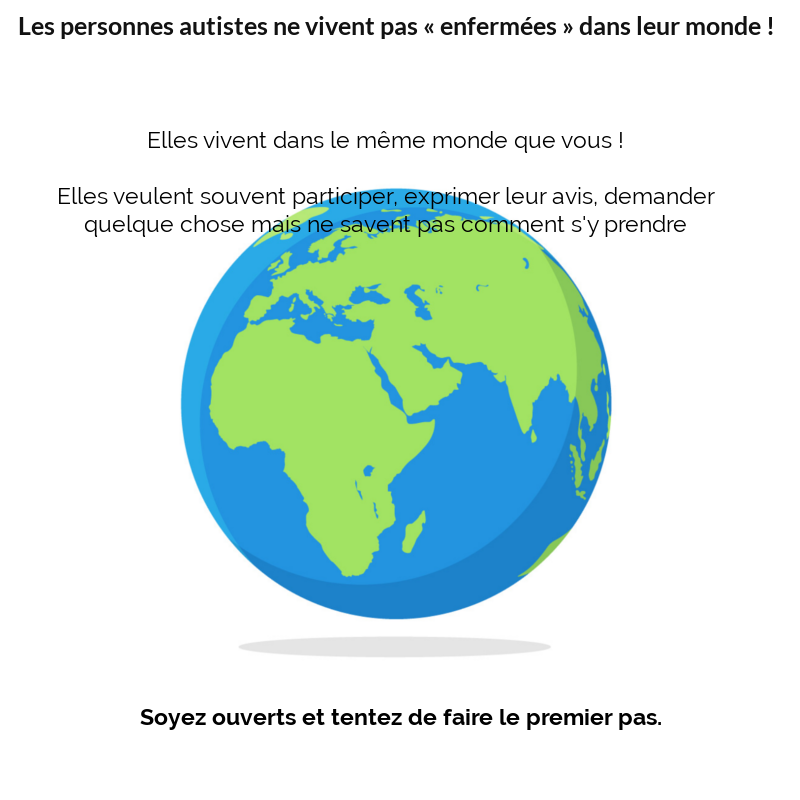
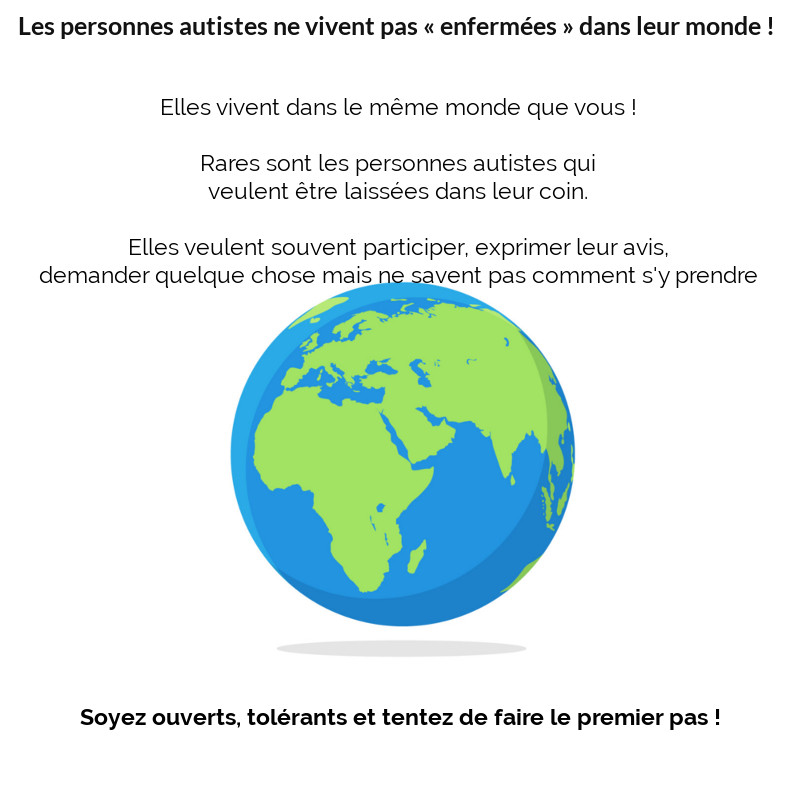
Layered file, before and after one edit (w=800, h=800). Changes by layer:
renamed "Soyez ouverts et tentez de fai..." to "Soyez ouverts, tolérants et te...", painted on it over (80, 709, 720, 730)
painted on "Elles vivent dans le même mond..." over (39, 98, 757, 288)
painted on "Clipboard #2" over (144, 182, 644, 658)
